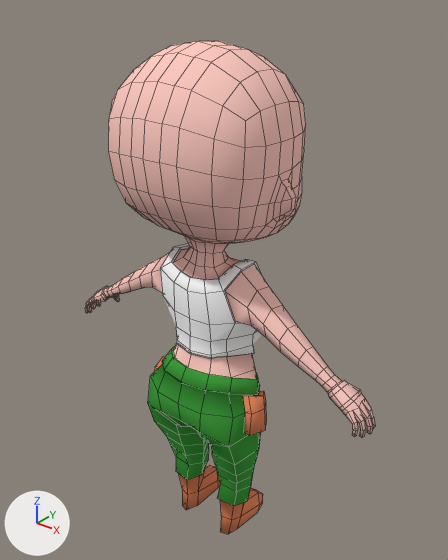
The Blender file datas/meshes/riflewoman.blend, before and after one commit.
Rendered twice from a camera (50 mm lens) standing at (1.336, -1.587, 2.17) and looking at (0.0, 0.084, 1.134). The lights are fixed; the arrows at lower left show +X, +Y and +Z. Mesh edges are drawn as thin lines.

The first picture shows 'human'.
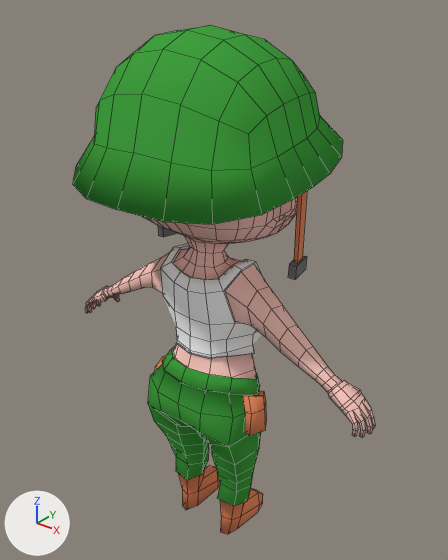
Diff of the bpy script that builds the scene:
```diff
--- a/datas/meshes/riflewoman.blend.py
+++ b/datas/meshes/riflewoman.blend.py
@@ mat_steel @@
+mat_steel = diffuse_material('steel')
+mat_steel.base_color = (0.184, 0.184, 0.184)  # grey #777777
@@ me_human_001 @@
+me_human_001.from_pydata(...)  # 65 vertices, 60 faces; spans x 0.0..0.427, y -0.423..0.444, z 1.238..2.04
+# faces by material slot: [49, 4, 7]
+me_human_001.materials.append(mat_camo)  # green #40a03f
+me_human_001.materials.append(mat_leather)  # orange #e7895f
+me_human_001.materials.append(mat_steel)  # grey #777777
@@ ob_human_001 @@
+ob_human_001 = bpy.data.objects.new('human.001', me_human_001)
+ob_human_001.location = (0.0, 0.0, 0.0)
+_m = ob_human_001.modifiers.new('Mirror', 'MIRROR')
+_m.use_clip = True
```

Pixel boxes (x1, y1, x2, y2) of what changed, in the pictures (448 x 560 px):
'human.001', added (green): after (73, 25, 343, 280)
    faces in mat_camo (green #40a03f): (73, 25, 343, 224)
    faces in mat_leather (orange #e7895f): (294, 191, 307, 263)
    faces in mat_steel (grey #777777): (158, 226, 307, 280)
